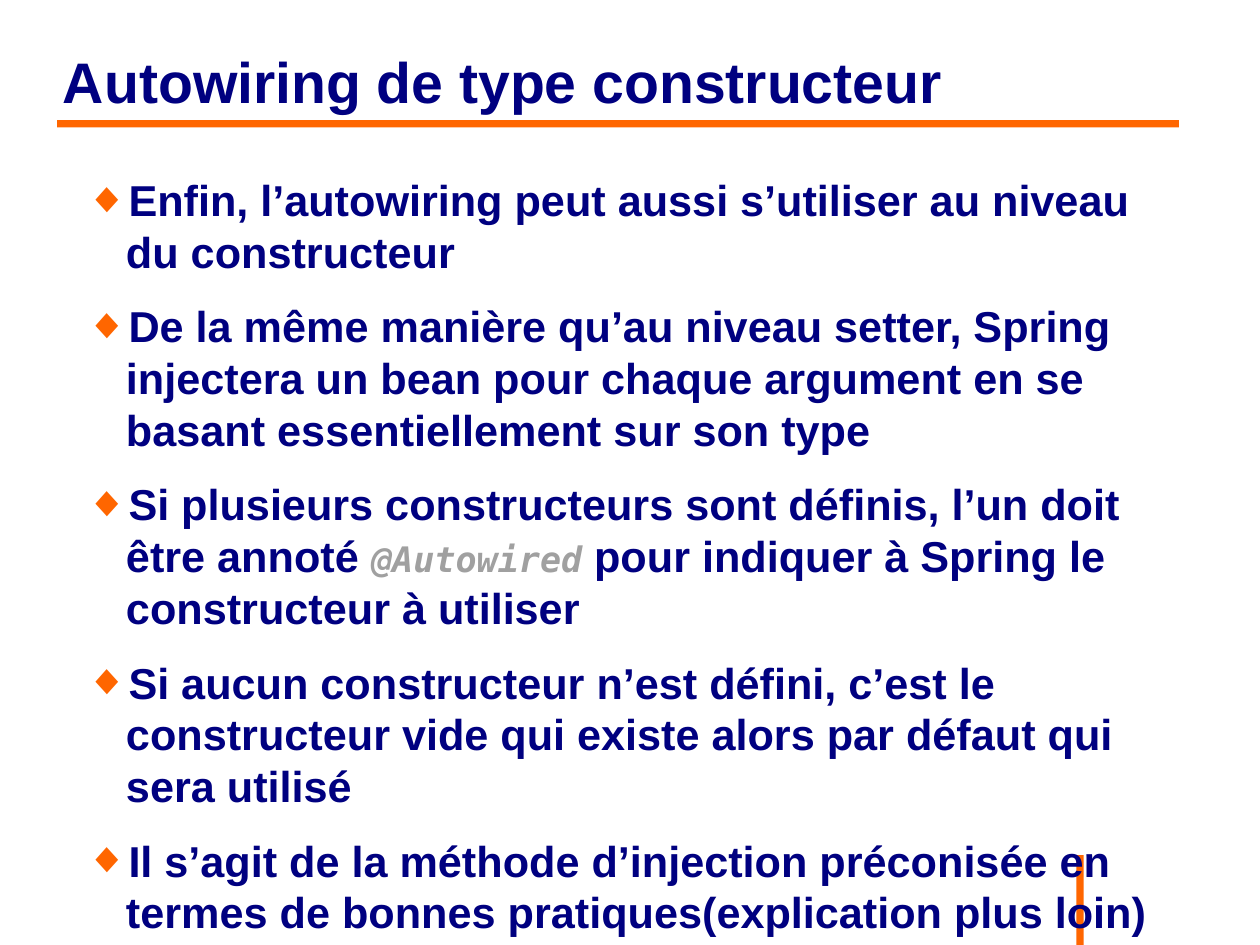
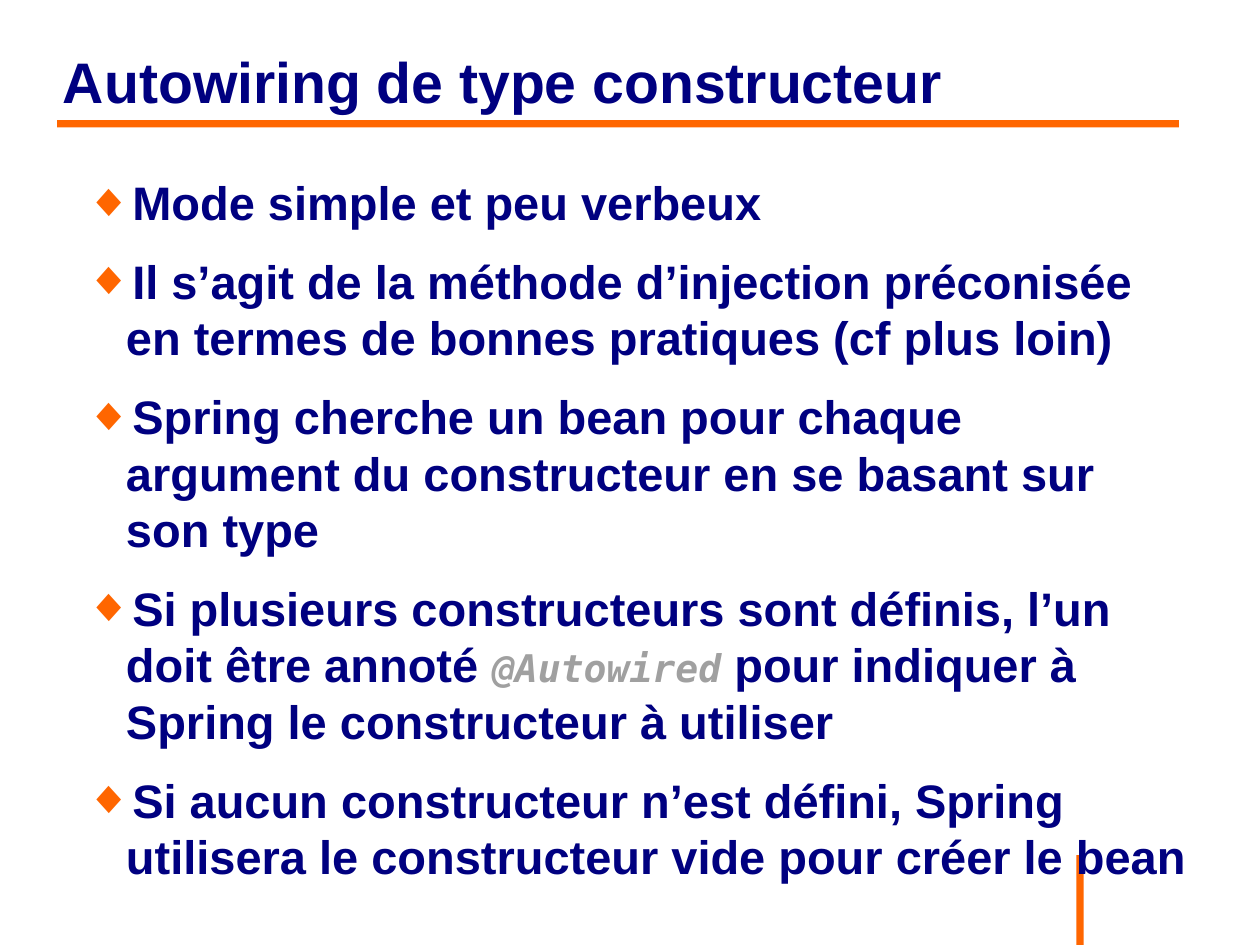
Before and after one commit to philphils/formation-spring, a slide deck: slide 80 of Documentation/diapo_formation_spring.odp (slide 94 before the commit). Drawn at 1260x945 pixels with LibreOffice and Linux fonts; fonts in the diff are those of the drawing; background and template pictures are left out. Boxes give left, top, right and bottom in pixels: in the first picture for what was removed or moved away, otherwise in the second. Text is boxed around its words. In the diff, an @@ line names an element or a change of style, - is before the commit and + after.

Commit message:
Refactoring partie 1 jusqu'à Constructor VS Setter

```diff
--- a/Documentation/diapo_formation_spring.odp
+++ b/Documentation/diapo_formation_spring.odp
@@ text at [126, 186, 1132, 556]: text changed; size 27.2 to 29.6 pt @@
-◆ Enfin, l’autowiring peut aussi s’utiliser au niveau du constructeur
-◆ De la même manière qu’au niveau setter, Spring injectera un bean pour chaque argument en se basant essentiellement sur son type
+◆ Mode simple et peu verbeux
+◆ Il s’agit de la méthode d’injection préconisée en termes de bonnes pratiques (cf plus loin)
+◆ Spring cherche un bean pour chaque argument du constructeur en se basant sur son type
@@ text at [126, 591, 1110, 748]: size 27.2 to 29.6 pt in "Si plusieurs constructeurs sont définis, l’un doit ..."; size 22.1 to 24.1 pt in "@Autowired" @@
@@ text at [126, 783, 1186, 883]: text changed; size 27.2 to 29.6 pt @@
-◆ Si aucun constructeur n’est défini, c’est le constructeur vide qui existe alors par défaut qui sera utilisé
-◆ Il s’agit de la méthode d’injection préconisée en termes de bonnes pratiques(explication plus loin)
+◆ Si aucun constructeur n’est défini, Spring utilisera le constructeur vide pour créer le bean
```
Also in this commit, not shown: 40 other slides changed, 10 slides added, 10 slides removed.
